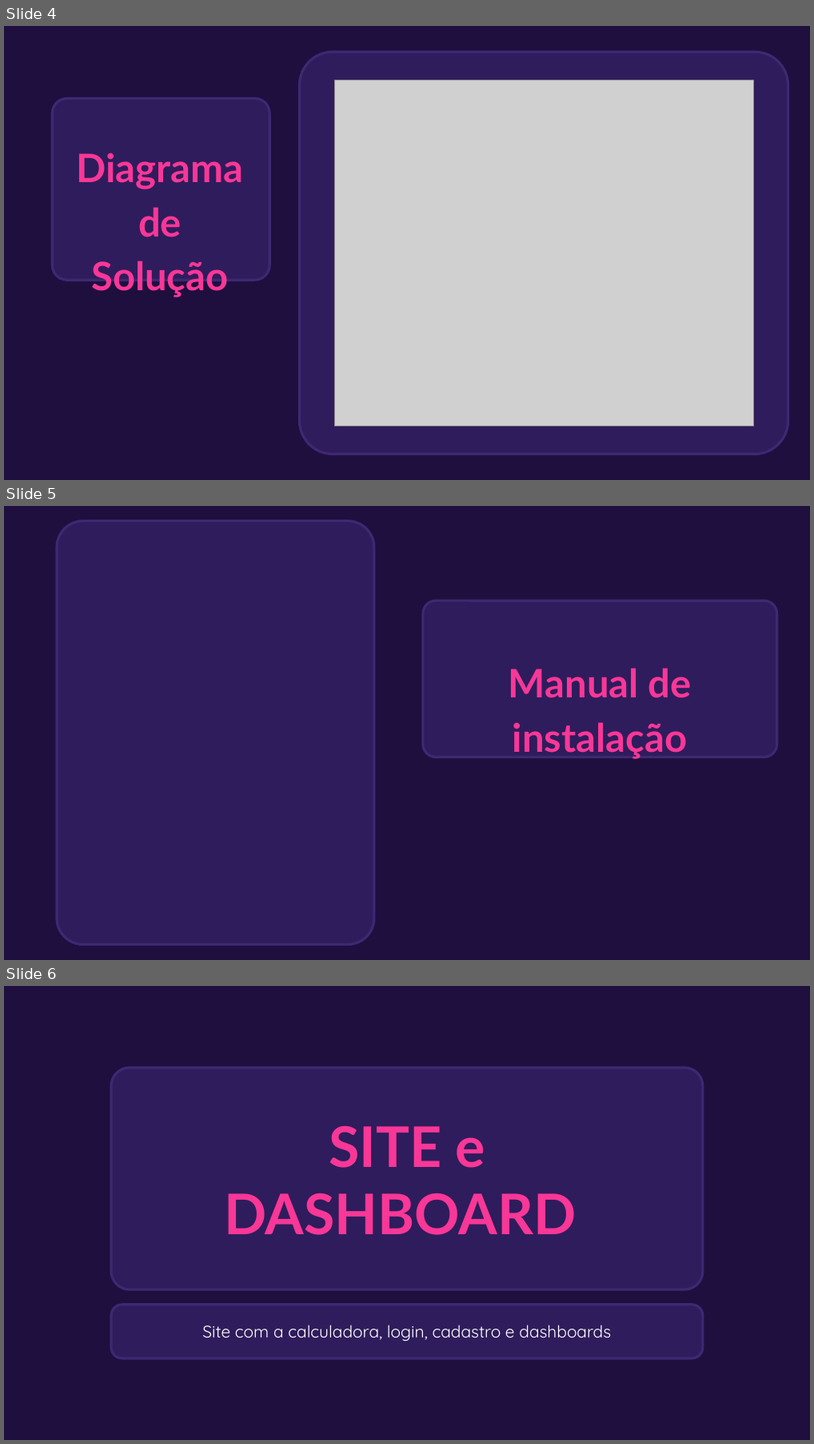
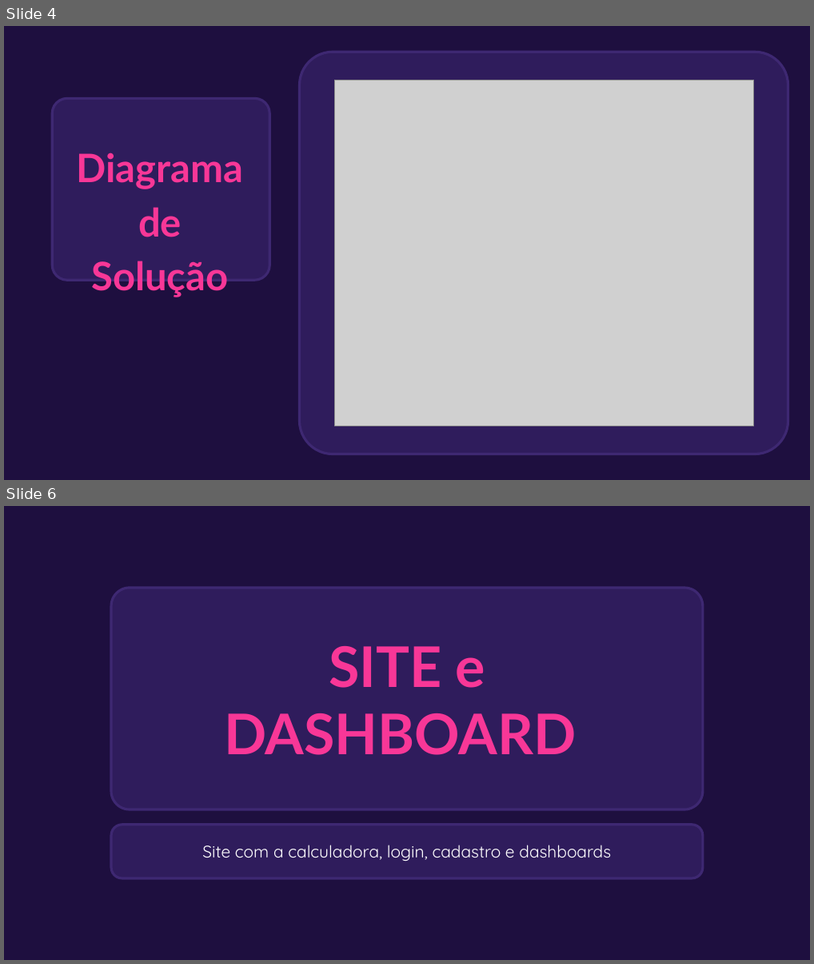
Before and after one commit to Projeto-P-I-sprint2/Projeto-PI-sprint2, a slide deck: docs/Apresentação_Comprod.pptx. Shown one above the other, each under a label of ours: slides 4, 5 and 6 before the commit, slides 4 and 6 after it; the slides between them are not shown. The pictures are 814x1444 and 814x964 pixels, drawn with LibreOffice and Linux fonts; fonts in the diff are those of the drawing; grey boxes stand for pictures; background and template pictures are left out. Boxes give left, top, right and bottom in pixels: in the first picture for what was removed or moved away, otherwise in the second. Text is boxed around its words. In the diff, an @@ line names an element or a change of style, - is before the commit and + after.

```diff
--- a/docs/Apresentação_Comprod.pptx
+++ b/docs/Apresentação_Comprod.pptx
@@ slide 5 removed at bbox=[4, 506, 810, 960], background #1E0F3F @@
@@ rounded rectangle removed at bbox=[57, 521, 374, 944] @@
@@ rounded rectangle removed at bbox=[423, 600, 778, 756] @@
@@ title removed at bbox=[509, 668, 692, 759] @@
-Manual de instalação
```
Also in this commit, not shown: 1 slide changed, 2 slides added, 1 other slide removed, 2 other files.
